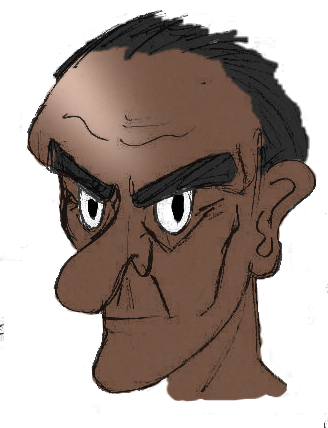
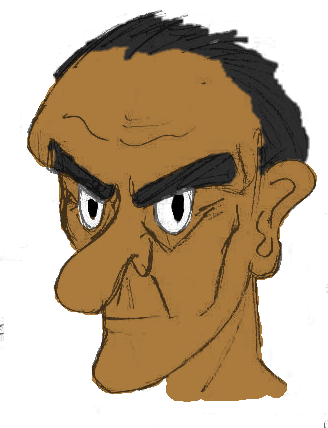
Layer changes from the first 328 x 428 image to the second:
added layer "contorns" (multiply) above "contorns_orig" over (0, 10, 328, 428)
renamed "Fundo" to "contorns_orig", hid it over (0, 10, 328, 428)
moved "Olhos" above "pele" over (77, 182, 195, 235)
painted on "pele" over (27, 36, 317, 402)
